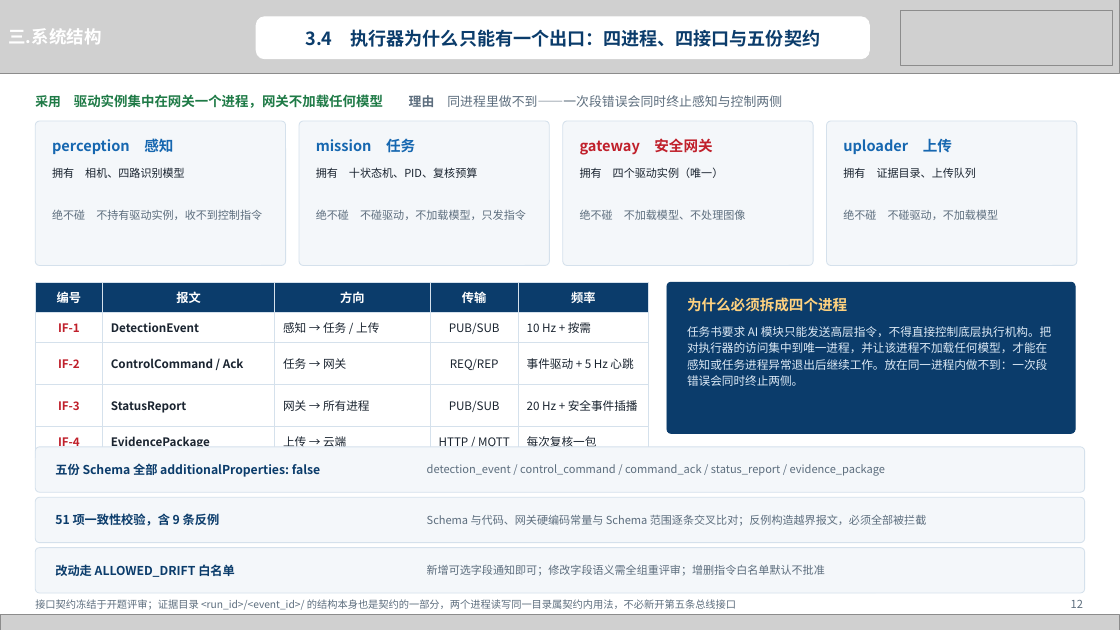
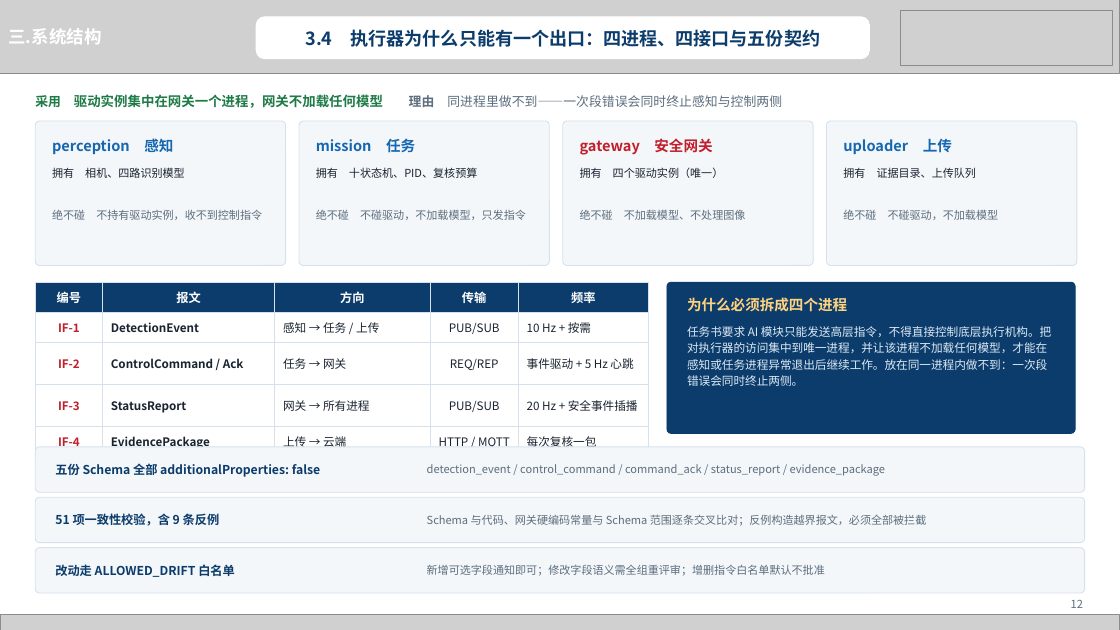
Before and after one commit to heizitalk666/2026summer, a slide deck: slide 12 of deliverables/中期答辩.pptx. Drawn at 1120x630 pixels with LibreOffice and Linux fonts; fonts in the diff are those of the drawing; grey boxes stand for pictures. Boxes give left, top, right and bottom in pixels: in the first picture for what was removed or moved away, otherwise in the second. Text is boxed around its words. In the diff, an @@ line names an element or a change of style, - is before the commit and + after.

```diff
--- a/deliverables/中期答辩.pptx
+++ b/deliverables/中期答辩.pptx
@@ text removed at [35, 599, 736, 610] @@
-接口契约冻结于开题评审；证据目录 <run_id>/<event_id>/ 的结构本身也是契约的一部分，两个进程读写同一目录属契约内用法，不必新开第五条总线接口
```
Also in this commit, not shown: 21 other slides changed, 2 slides added, 4 other files.
